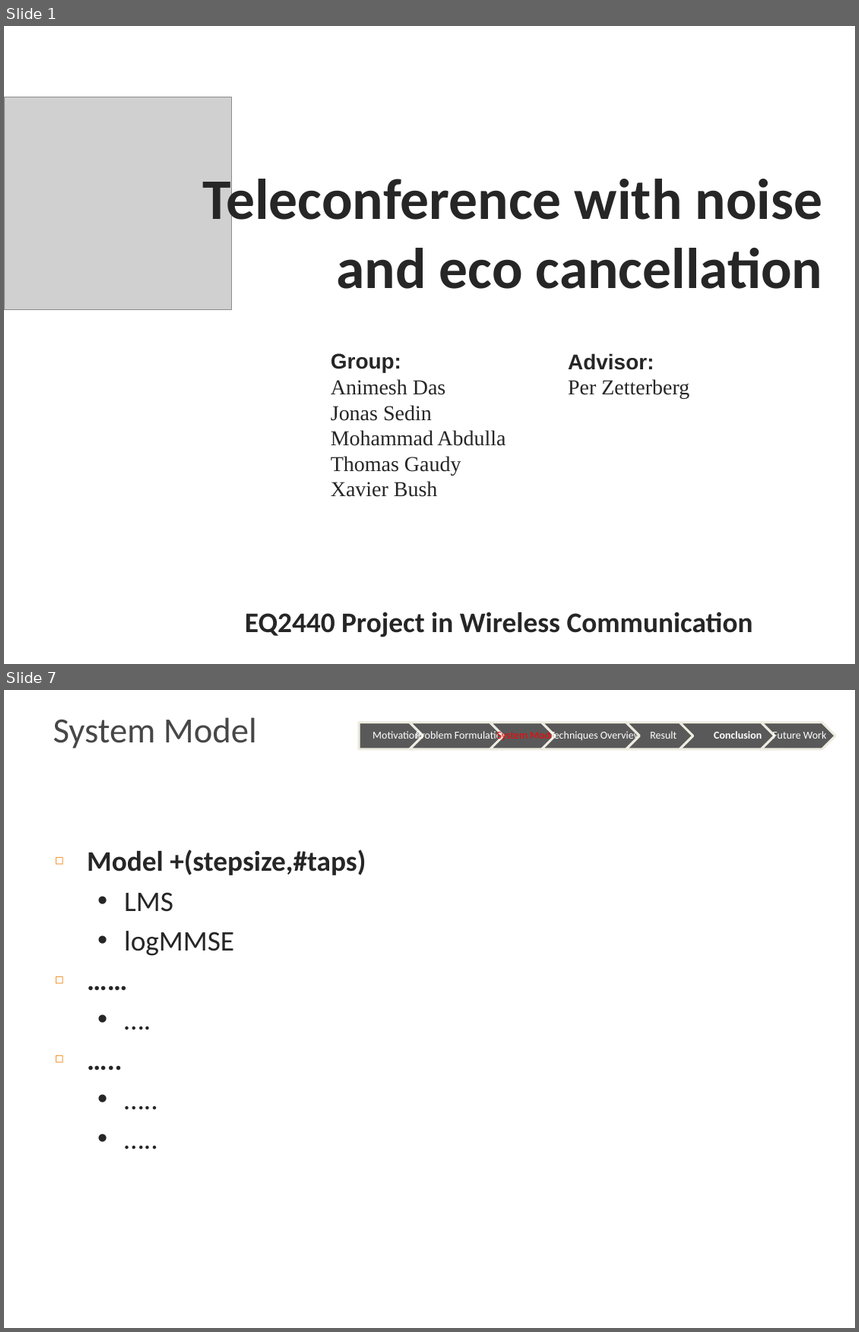
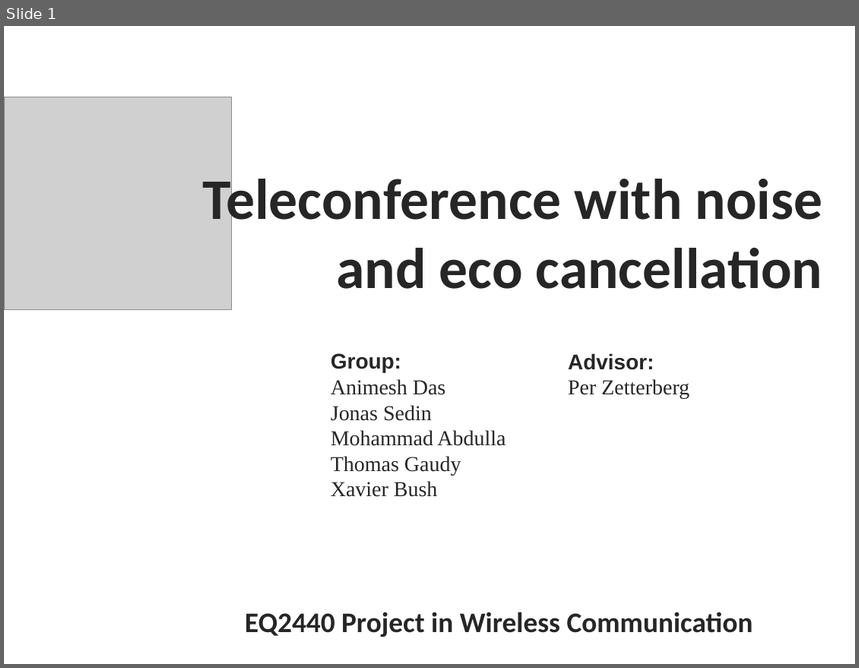
Before and after one commit to pzett/eq2440_2015, a slide deck: Draft_Final_Presentation.pptx. Shown one above the other, each under a label of ours: slides 1 and 7 before the commit, slide 1 after it; the slides between them are not shown. The pictures are 859x1332 and 859x668 pixels, drawn with LibreOffice and Linux fonts; fonts in the diff are those of the drawing; grey boxes stand for pictures; background and template pictures are left out. Boxes give left, top, right and bottom in pixels: in the first picture for what was removed or moved away, otherwise in the second. Text is boxed around its words. In the diff, an @@ line names an element or a change of style, - is before the commit and + after.

```diff
--- a/Draft_Final_Presentation.pptx
+++ b/Draft_Final_Presentation.pptx
@@ slide 7 removed at [4,690,855,1328], background picture (left out) @@
@@ title removed at [53,717,257,749] @@
-System Model
@@ group removed at [359,723,835,749]: 7 texts, 6 chevrons, 1 pentagon arrow @@
-Motivation
-Problem Formulation
-System Model
-Techniques Overview
-Result
-Conclusion
-Future Work
@@ text removed at [87,850,366,956] @@
-◻ Model +(stepsize,#taps)
-  • LMS
-  • logMMSE
-◻ ……
-  • ….
-◻ …..
-  • …..
-  • …..
```
Also in this commit, not shown: 12 slides changed, 1 slide added, 1 other file.
